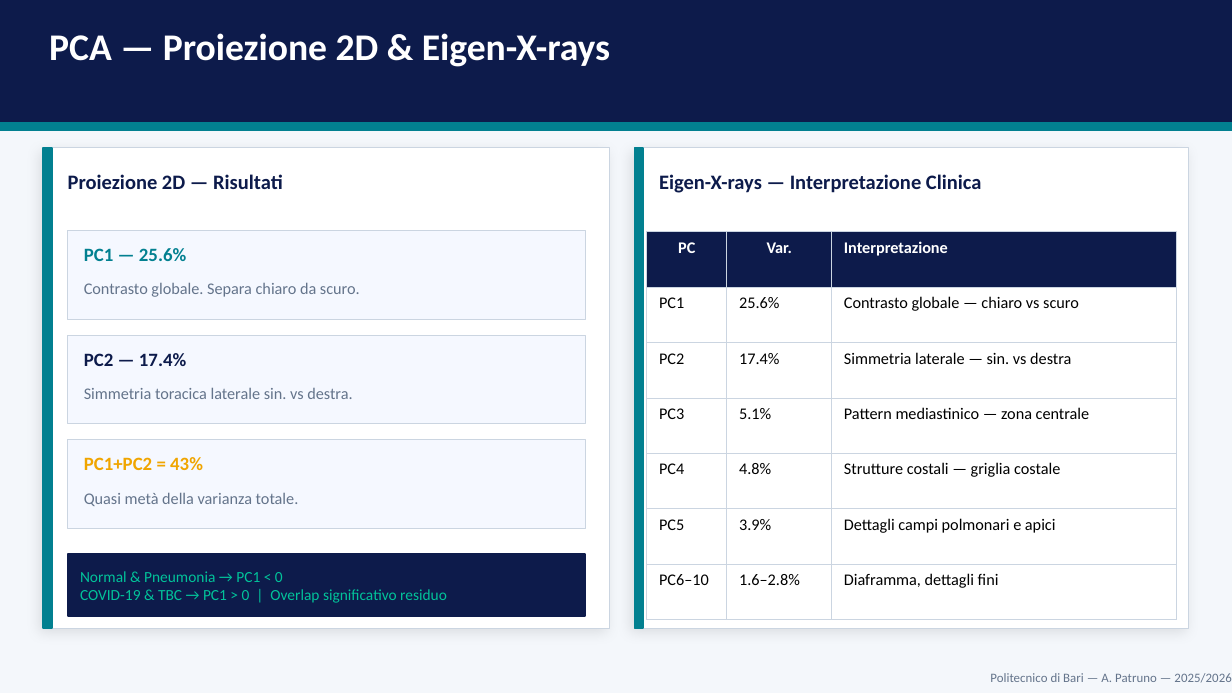
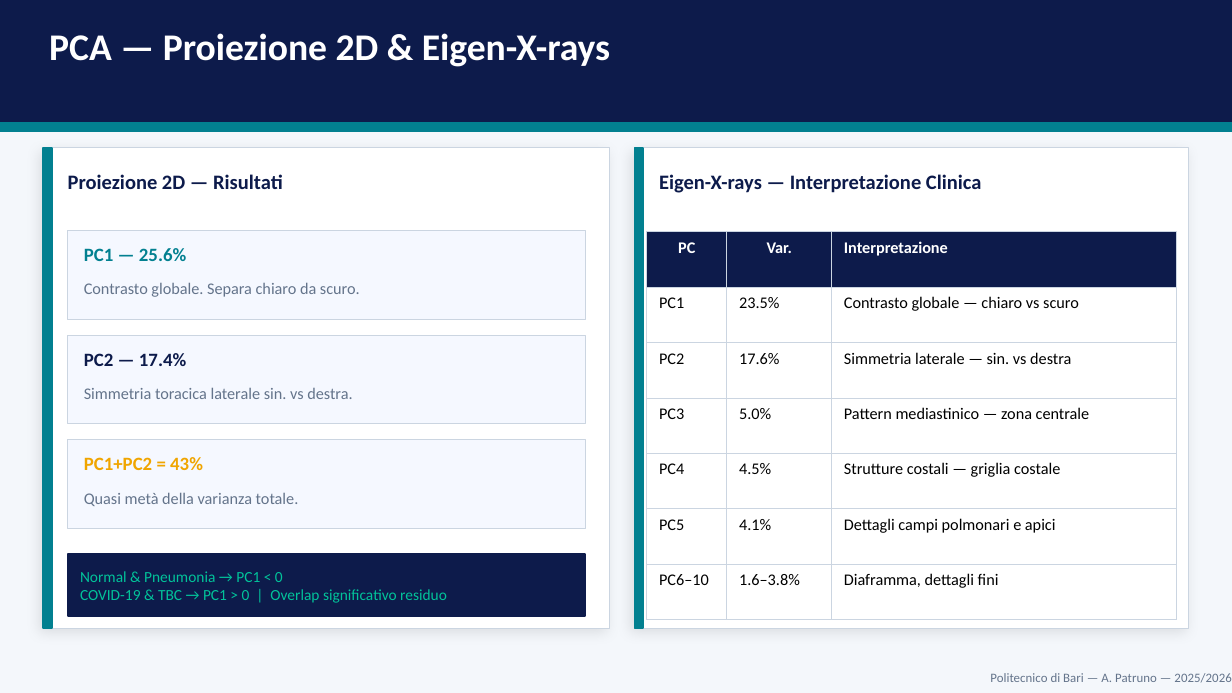
Before and after one commit to andreapatruno1/Image-Compression-and-Analysis, a slide deck: slide 12 of docs/Medical Image Compression and Analysis presentazione.pptx (slide 10 before the commit). Drawn at 1232x693 pixels with LibreOffice and Linux fonts; fonts in the diff are those of the drawing. Boxes give left, top, right and bottom in pixels: in the first picture for what was removed or moved away, otherwise in the second. Text is boxed around its words. In the diff, an @@ line names an element or a change of style, - is before the commit and + after.

```diff
--- a/docs/Medical Image Compression and Analysis presentazione.pptx
+++ b/docs/Medical Image Compression and Analysis presentazione.pptx
@@ table at [647,232,1177,620] @@
-row 2, column 2: 25.6%
+row 2, column 2: 23.5%
-row 3, column 2: 17.4%
+row 3, column 2: 17.6%
-row 4, column 2: 5.1%
+row 4, column 2: 5.0%
-row 5, column 2: 4.8%
+row 5, column 2: 4.5%
-row 6, column 2: 3.9%
+row 6, column 2: 4.1%
-row 7, column 2: 1.6–2.8%
+row 7, column 2: 1.6–3.8%
```
Also in this commit, not shown: 6 other slides changed, 11 slides added, 13 other files.
